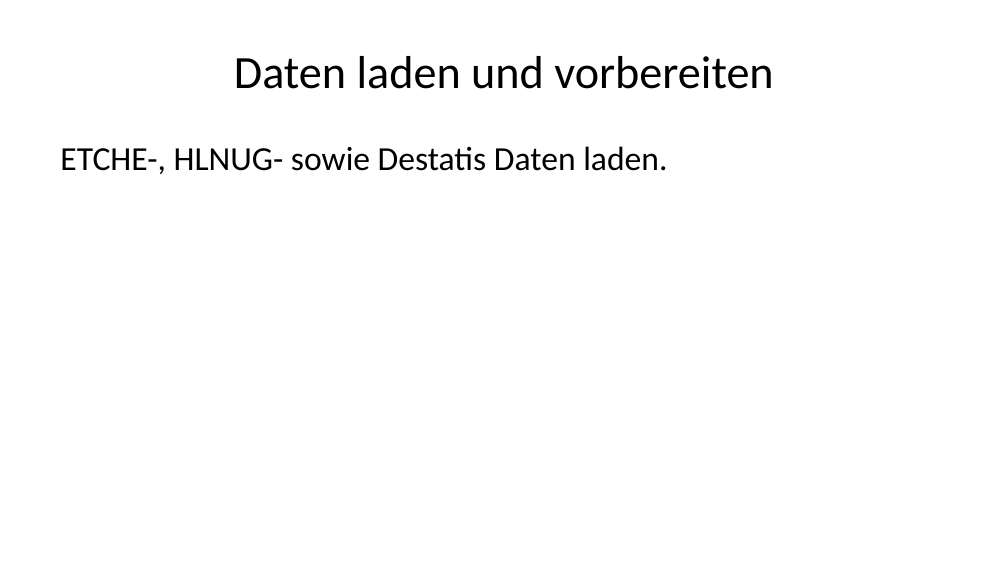
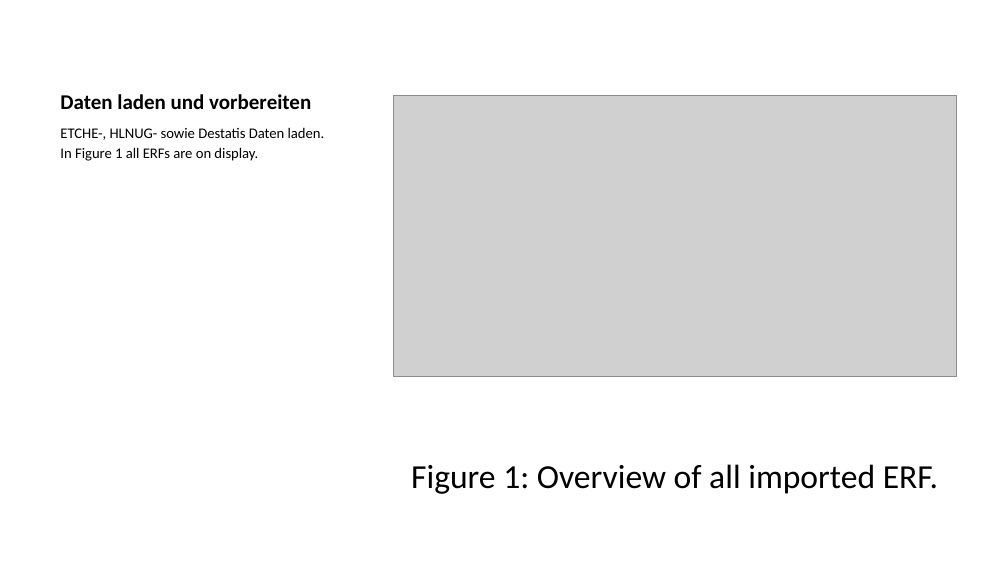
Before and after one commit to Ma-Loma/END2DALY, a slide deck: slide 3 of 03_burden_calculations.pptx. Drawn at 1008x567 pixels with LibreOffice and Linux fonts; fonts in the diff are those of the drawing; grey boxes stand for pictures. Boxes give left, top, right and bottom in pixels: in the first picture for what was removed or moved away, otherwise in the second. Text is boxed around its words. In the diff, an @@ line names an element or a change of style, - is before the commit and + after.

```diff
--- a/03_burden_calculations.pptx
+++ b/03_burden_calculations.pptx
@@ title "Daten laden und vorbereiten" at bbox=[60, 94, 311, 109]: size 33 to 15 pt, bold on; alignment centre to left; vertical alignment middle to bottom @@
@@ text "ETCHE-, HLNUG- sowie Destatis Daten ...": place and size @@
-text "ETCHE-, HLNUG- sowie Destatis Daten ..." at bbox=[60, 146, 667, 174]
+text "ETCHE-, HLNUG- sowie Destatis Daten ..." at bbox=[60, 127, 325, 161]
@@ picture added at bbox=[393, 95, 956, 376] @@
@@ text at bbox=[60, 147, 258, 161]: paragraph added @@
+In Figure 1 all ERFs are on display.
@@ text at bbox=[60, 127, 325, 140]: size 24 to 10.5 pt in "ETCHE-, HLNUG- sowie Destatis Daten laden."; less space between paragraphs @@
@@ text added at bbox=[411, 464, 938, 494], 24 pt, text #000000 @@
+Figure 1: Overview of all imported ERF.
```
Also in this commit, not shown: 3 other slides changed, 1 slide added, 2 other files.
